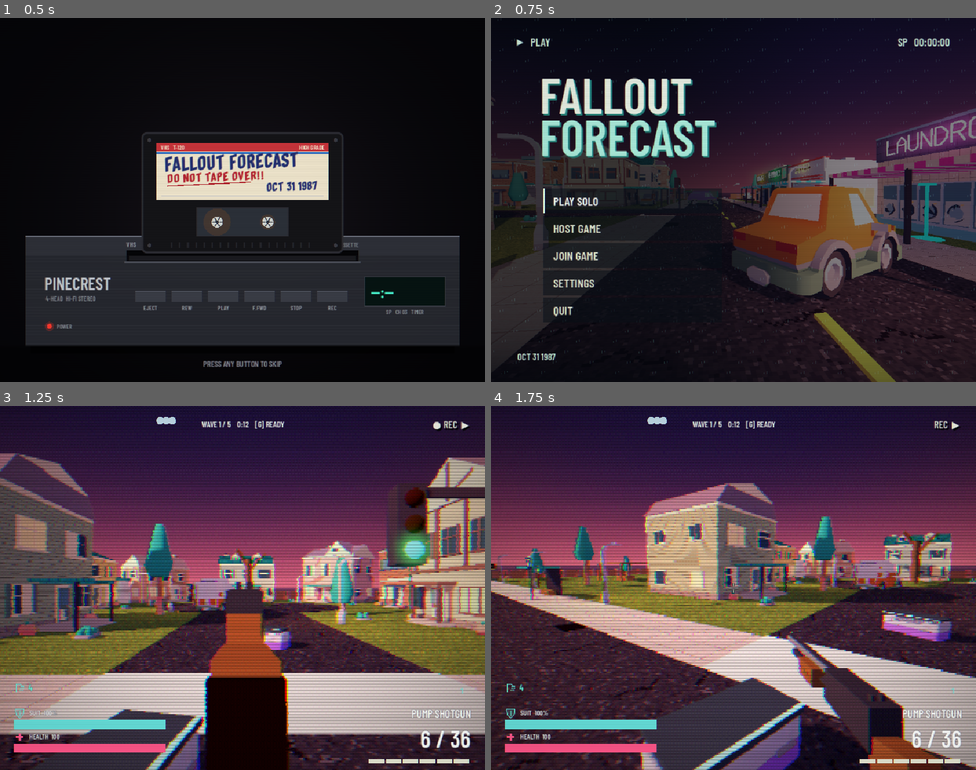
Above: before the commit, frames 1-4 (two rows, left to right).
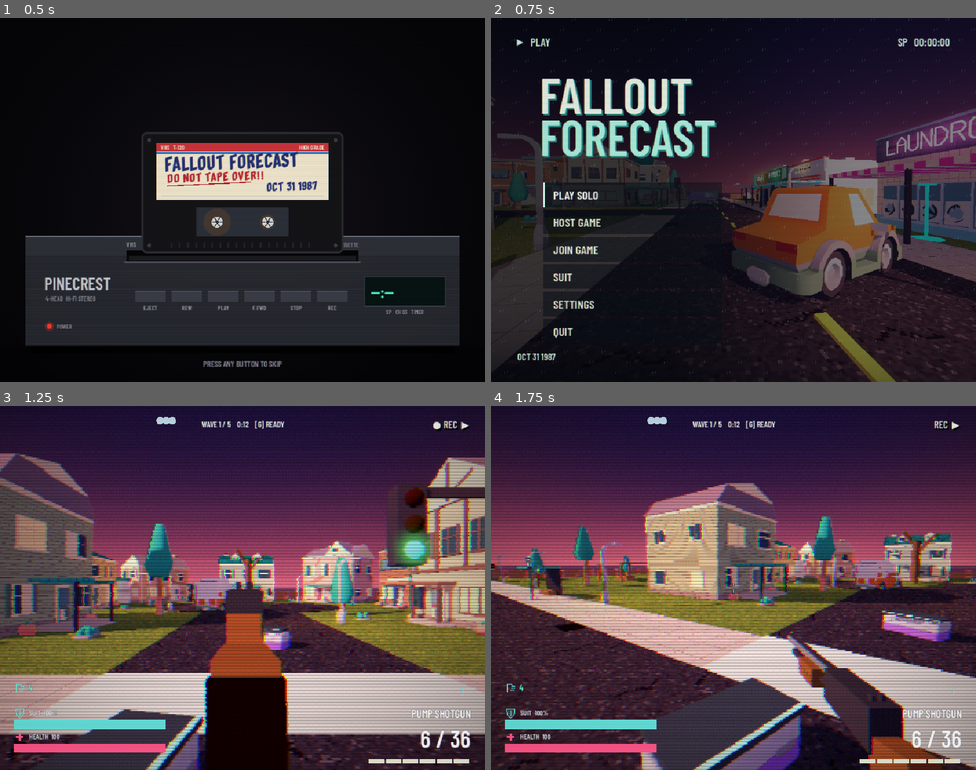
Above: after the commit, the same moments.

Repository: SamuelGrady/fallout-forecast
Game: Godot game, scene res://ui/title.tscn
Two runs of this game, one before a commit and one after it. Both use one fixed random seed, a clock stepped at 60 frames per second and the inputs below. Sound files missing from this copy of the repository are replaced by a short silence.
Inputs (mouse positions are in pixels of both pictures, inside the frame that each line leads up to):
- Up to frame 1 (0.5 s): no input
- Up to frame 2 (0.75 s): tap Enter at 0.5 s; move the mouse to (840, 181) at 0.52 s; hold D (move_right) from 0.53 s (still down); hold Right mouse button (aim) from 0.53 s (still down); click (840, 181) at 0.67 s
- Up to frame 3 (1.25 s): keep holding D (move_right); keep holding Right mouse button (aim); tap Space (jump) at 0.77, 1.07 s
- Up to frame 4 (1.75 s): move the mouse to (709, 588) at 1.27 s; release D (move_right) at 1.28 s; release Right mouse button (aim) at 1.28 s; hold W (move_forward) from 1.28 s (still down); tap Ctrl (crouch) at 1.35 s; tap Space (jump) at 1.52 s

Frame 1 is identical in both runs. In frame 2, 2.1% of the frame differs, in the area x 10-48%, y 45-88%; in frame 3, less than 0.1%; in frame 4, less than 0.1%.

Commit message:
Integrate the solo suit picker into VHS playback

Diff:
--- a/ui/title.gd
+++ b/ui/title.gd
@@ -19,6 +19,7 @@
 var _playback := Control.new()
 var _menu := VBoxContainer.new()
 var _settings := VBoxContainer.new()
+var _suit := VBoxContainer.new()
 var _intro := Control.new()
 var _deck := VcrDeck.new()
 var _snow := ColorRect.new()
@@ -27,6 +28,8 @@
 var _tracking := AudioStreamPlayer.new()
 var _counter: Label
 var _settings_button: Button
+var _suit_button: Button
+var _suit_picker: SuitPicker
 var _host_button: Button
 var _t := 0.0
 var _menu_ready := false
@@ -98,7 +101,7 @@
 		line.add_theme_constant_override("shadow_offset_y", 3)
 		line.add_theme_color_override("font_shadow_color", Color("267E75"))
 
-	_menu.position = Vector2(104, 337)
+	_menu.position = Vector2(104, 325)
 	_menu.custom_minimum_size.x = 354.0
 	_menu.add_theme_constant_override("separation", 5)
 	_playback.add_child(_menu)
@@ -107,6 +110,7 @@
 	_host_button = _button(_menu, "HOST GAME", _on_host)
 	_host_button.visible = Net.can_host()
 	_button(_menu, "JOIN GAME", _on_join)
+	_suit_button = _button(_menu, "SUIT", _on_suit)
 	_settings_button = _button(_menu, "SETTINGS", _on_settings)
 	_button(_menu, "QUIT", _on_quit).visible = not OS.has_feature("web")
 	for button in _menu.get_children():
@@ -132,6 +136,18 @@
 	_style_button(calm)
 	_settings.add_child(calm)
 	_button(_settings, "BACK", _on_back)
+
+	_suit.position = Vector2(510, 110)
+	_suit.custom_minimum_size.x = 362.0
+	_suit.add_theme_constant_override("separation", 8)
+	_suit.hide()
+	_playback.add_child(_suit)
+	_suit_picker = SuitPicker.new(Vector2i(280, 280))
+	_suit_picker.changed.connect(func(color: int, skin: int):
+		Settings.suit_color = color
+		Settings.suit_skin = skin)
+	_suit.add_child(_suit_picker)
+	_button(_suit, "BACK", _on_back)
 	_playback.hide()
 
 
@@ -179,7 +195,7 @@
 		_play_transport(FAST_FORWARD)
 		_finish_intro()
 		get_viewport().set_input_as_handled()
-	elif _settings.visible and event.is_action_pressed("ui_cancel"):
+	elif (_settings.visible or _suit.visible) and event.is_action_pressed("ui_cancel"):
 		_on_back()
 		get_viewport().set_input_as_handled()
 
@@ -345,11 +361,20 @@
 	_settings.get_child(1).grab_focus()
 
 
+func _on_suit() -> void:
+	_menu.hide()
+	_suit.show()
+	BroadcastUI.reveal(_suit)
+	_suit_picker.focus_selected()
+
+
 func _on_back() -> void:
 	Settings.save()
+	var button := _suit_button if _suit.visible else _settings_button
 	_settings.hide()
+	_suit.hide()
 	_menu.show()
-	_settings_button.grab_focus()
+	button.grab_focus()
 
 
 func _snow_shader() -> Shader:
Not shown, changed: assets/audio/CREDITS.md
